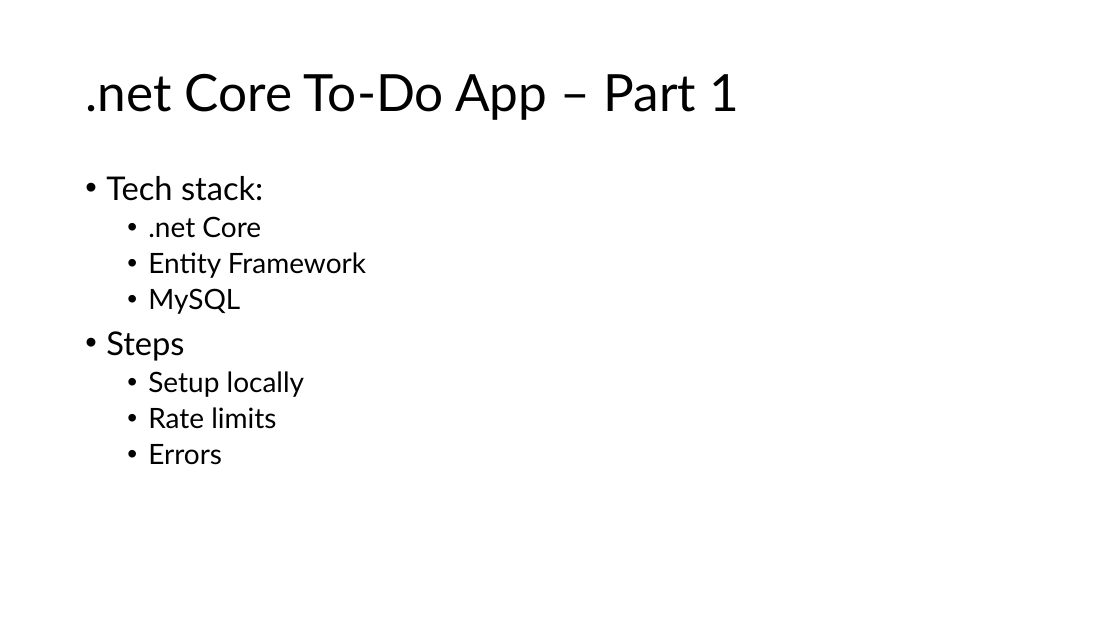
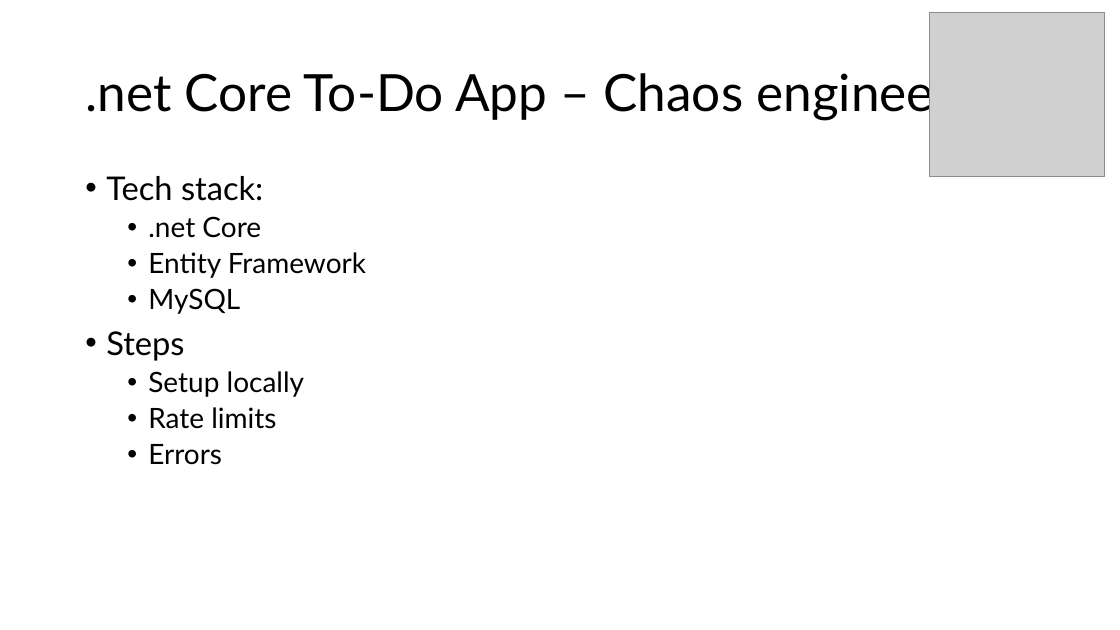
Before and after one commit to kendarorg/the-protocol-master-samples, a slide deck: slide 5 of The Protocol Master.pptx. Drawn at 1120x630 pixels with LibreOffice and Linux fonts; fonts in the diff are those of the drawing; grey boxes stand for pictures. Boxes give left, top, right and bottom in pixels: in the first picture for what was removed or moved away, otherwise in the second. Text is boxed around its words. In the diff, an @@ line names an element or a change of style, - is before the commit and + after.

```diff
--- a/The Protocol Master.pptx
+++ b/The Protocol Master.pptx
@@ picture added at (930,12,1105,176) @@
@@ title at (85,66,1020,120): text changed @@
-.net Core To-Do App – Part 1
+.net Core To-Do App – Chaos engineering
```
Also in this commit, not shown: 10 other slides changed, 5 other files.
